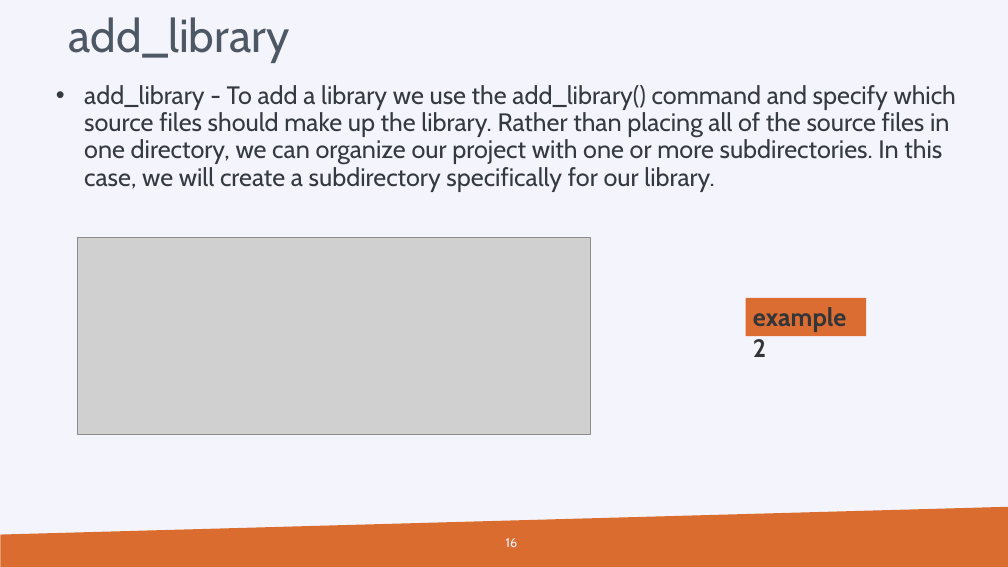
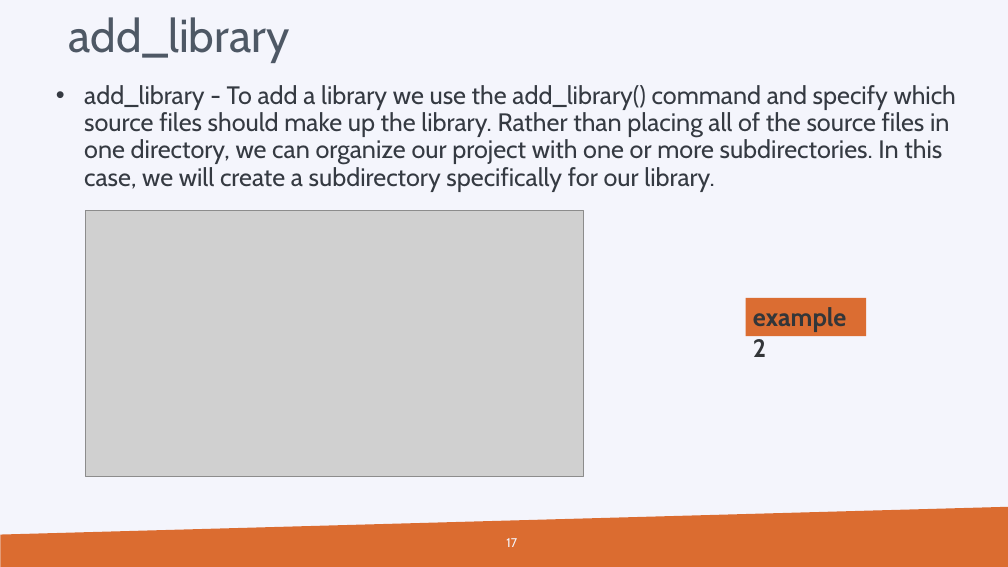
Before and after one commit to hpcleuven/CMake-intro, a slide deck: slide 17 of CMake-introduction.pptx (slide 16 before the commit). Drawn at 1008x567 pixels with LibreOffice and Linux fonts; fonts in the diff are those of the drawing; grey boxes stand for pictures; background and template pictures are left out. Boxes give left, top, right and bottom in pixels: in the first picture for what was removed or moved away, otherwise in the second. Text is boxed around its words. In the diff, an @@ line names an element or a change of style, - is before the commit and + after.

```diff
--- a/CMake-introduction.pptx
+++ b/CMake-introduction.pptx
@@ picture: place and size @@
-picture at (77,237,590,434)
+picture at (85,210,585,476)
@@ page number at (506,538,517,547): text changed @@
-16
+17
```
Also in this commit, not shown: 2 other slides changed, 1 slide added.
